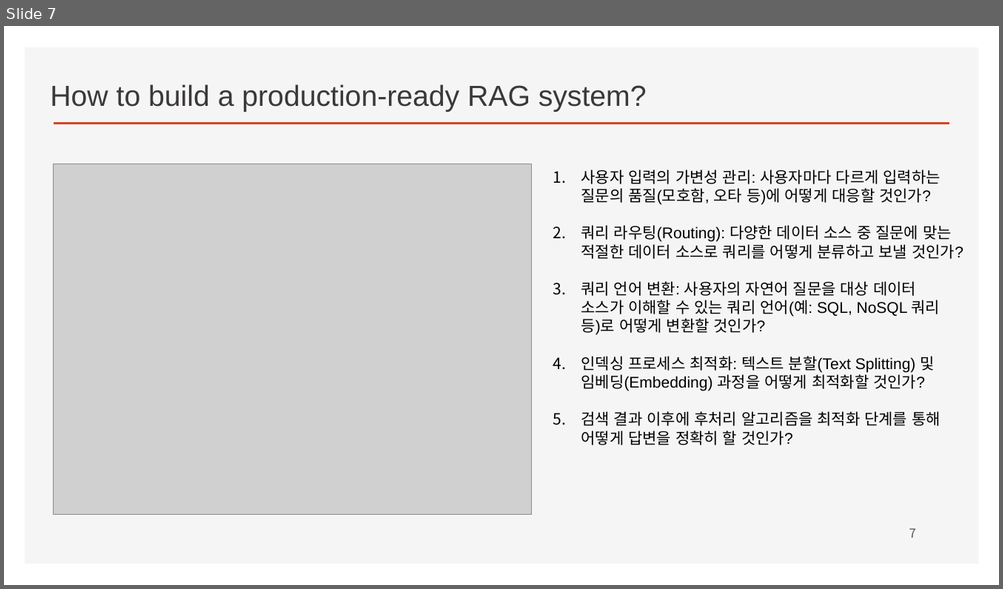
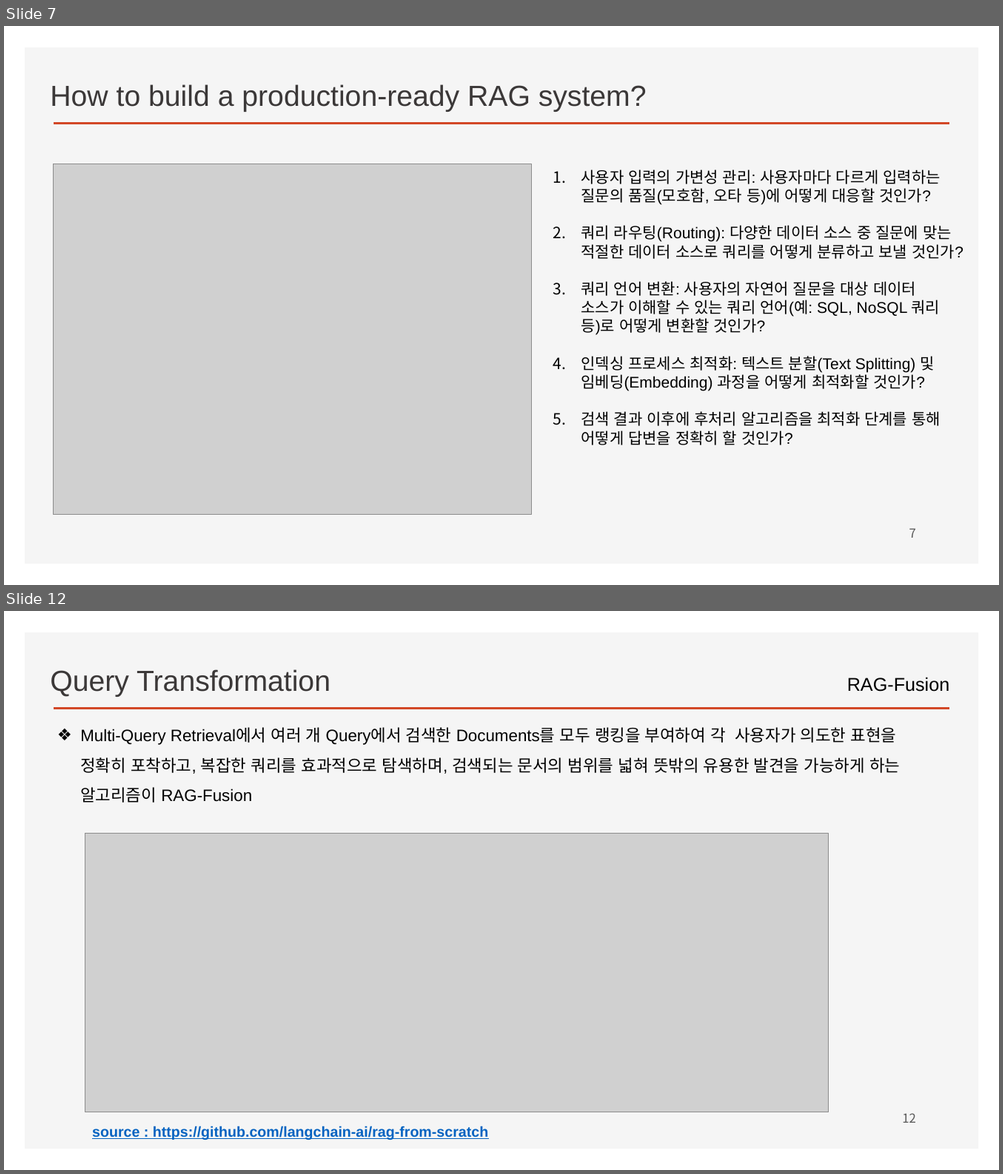
Before and after one commit to ancestor9/2026_Fall_Learning-Langchain-AI-Agent, a slide deck: CHAPTER 3 RAG Part II_Chatting with Your Data.pptx. Shown one above the other, each under a label of ours: slide 7 before the commit, slides 7 and 12 after it; the slides between them are not shown. The pictures are 1003x589 and 1003x1174 pixels, drawn with LibreOffice and Linux fonts; fonts in the diff are those of the drawing; grey boxes stand for pictures; background and template pictures are left out. Boxes give left, top, right and bottom in pixels: in the first picture for what was removed or moved away, otherwise in the second. Text is boxed around its words. In the diff, an @@ line names an element or a change of style, - is before the commit and + after.

```diff
--- a/CHAPTER 3 RAG Part II_Chatting with Your Data.pptx
+++ b/CHAPTER 3 RAG Part II_Chatting with Your Data.pptx
@@ slide 12 added at [4, 611, 999, 1170], background #FFFFFF; not listed: 2 template elements that a slide beside it also shows @@
@@ text added at [50, 669, 330, 697], 28 pt, text #3B3838 @@
+Query Transformation
@@ text added at [847, 677, 950, 692], 18 pt, text #000000 @@
+RAG-Fusion
@@ text added at [80, 727, 899, 803], 16 pt, text #000000 @@
+  ❖ Multi-Query Retrieval에서 여러 개 Query에서 검색한 Documents를 모두 랭킹을 부여하여 각 사용자가 의도한 표현을 정확히 포착하고, 복잡한 쿼리를 효과적으로 탐색하며, 검색되는 문서의 범위를 넓혀 뜻밖의 유용한 발견을 가능하게 하는 알고리즘이 RAG-Fusion
@@ picture added at [85, 833, 828, 1113] @@
@@ page number added at [902, 1113, 916, 1123], 12 pt, text #595959 @@
+12
@@ text added at [92, 1126, 488, 1140], 14 pt, text #0563C1, bold, underline @@
+source : https://github.com/langchain-ai/rag-from-scratch
```
Also in this commit, not shown: 3 slides changed, 8 other slides added, 1 slide removed.
